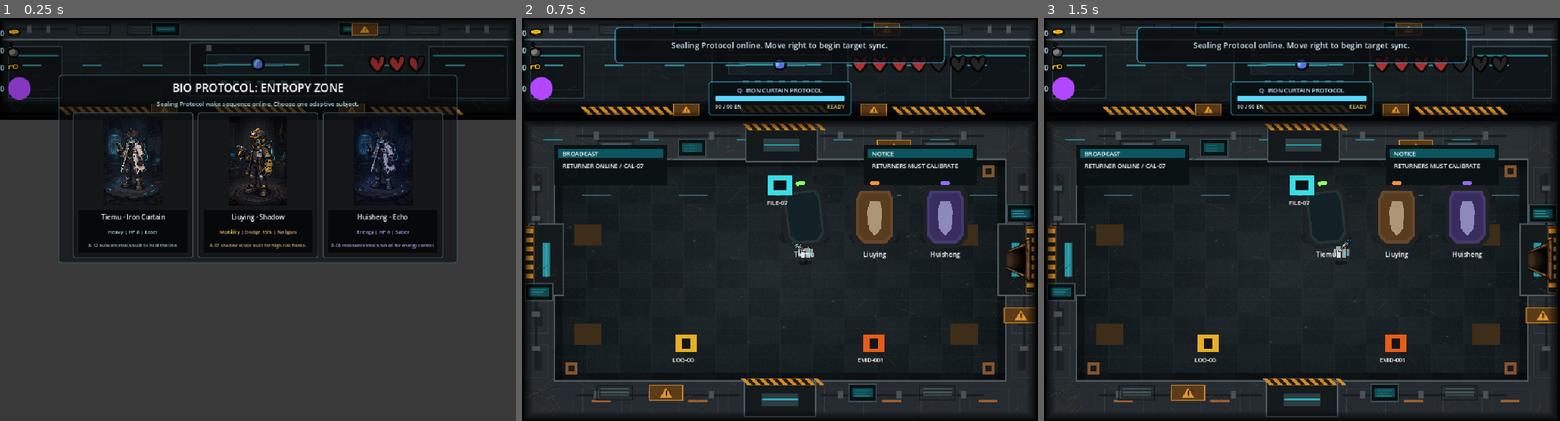
Above: before the commit, frames 1-3 (left to right).
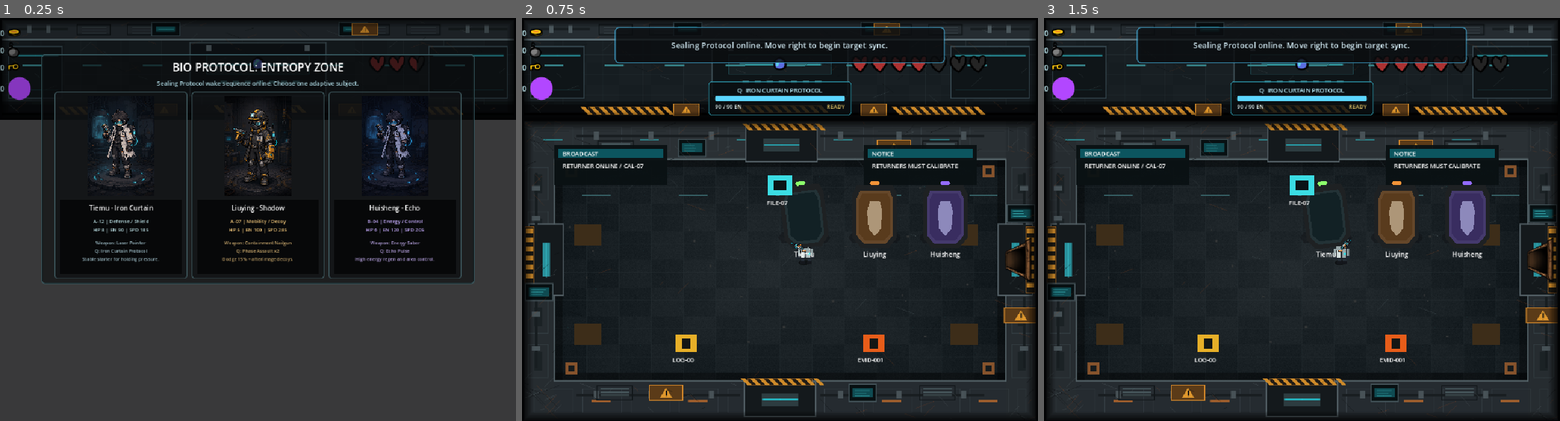
Above: after the commit, the same moments.

Repository: sjdcwejf/abandoned-lab-roguelite
Game: Godot game, scene res://tiny_wizard/main.tscn
Two runs of this game, one before a commit and one after it. Both use one fixed random seed, a clock stepped at 60 frames per second and the inputs below.
Inputs (mouse positions are in pixels of both pictures, inside the frame that each line leads up to; where the layout moved, square brackets give the same spot in the first picture):
- Up to frame 1 (0.25 s): no input
- Up to frame 2 (0.75 s): click (640, 187) [656, 187] at 0.5 s
- Up to frame 3 (1.5 s): tap Enter at 1.25 s; move the mouse to (1415, 199) at 1.27 s; hold D (player_right) from 1.28 s (still down); tap E (drop_bomb) at 1.35 s

The runs differ from the first frame. In frame 1, 16% of the frame differs, in the area x 8-92%, y 8-67%; in frame 2, less than 0.1%; in frame 3, nothing differs.

Commit message:
Unify Sealing Protocol worldbuilding text

Diff:
--- a/tiny_wizard/gui/character_select/character_select.tscn
+++ b/tiny_wizard/gui/character_select/character_select.tscn
@@ -89,7 +89,7 @@
 
 [node name="PanelContainer" type="PanelContainer" parent="Root/CenterContainer"]
 layout_mode = 2
-custom_minimum_size = Vector2(792, 374)
+custom_minimum_size = Vector2(860, 456)
 theme_override_styles/panel = SubResource("StyleBoxFlat_panel")
 
 [node name="MarginContainer" type="MarginContainer" parent="Root/CenterContainer/PanelContainer"]
@@ -121,7 +121,7 @@
 
 [node name="ExperimenterCard" type="Button" parent="Root/CenterContainer/PanelContainer/MarginContainer/VBoxContainer/Choices"]
 layout_mode = 2
-custom_minimum_size = Vector2(240, 284)
+custom_minimum_size = Vector2(264, 350)
 size_flags_horizontal = 0
 clip_contents = true
 focus_mode = 2
@@ -138,7 +138,7 @@
 offset_left = 12.0
 offset_top = 10.0
 offset_right = -12.0
-offset_bottom = -104.0
+offset_bottom = -164.0
 grow_horizontal = 2
 grow_vertical = 2
 mouse_filter = 2
@@ -153,7 +153,7 @@
 anchor_right = 1.0
 anchor_bottom = 1.0
 offset_left = 12.0
-offset_top = -96.0
+offset_top = -156.0
 offset_right = -12.0
 offset_bottom = -10.0
 grow_horizontal = 2
@@ -169,7 +169,7 @@
 grow_horizontal = 2
 grow_vertical = 2
 mouse_filter = 2
-offset_bottom = -58.0
+offset_bottom = -116.0
 theme_override_font_sizes/font_size = 13
 text = "Tiemu - Iron Curtain"
 horizontal_alignment = 1
@@ -181,13 +181,13 @@
 anchor_right = 1.0
 anchor_bottom = 1.0
 offset_top = 30.0
-offset_bottom = -30.0
+offset_bottom = -76.0
 grow_horizontal = 2
 grow_vertical = 2
 mouse_filter = 2
 theme_override_colors/font_color = Color(0.74, 0.88, 0.9, 1)
 theme_override_font_sizes/font_size = 10
-text = "Heavy | HP 8 | Laser"
+text = "A-12 | Defense / Shield\nHP 8 | EN 90 | SPD 185"
 horizontal_alignment = 1
 vertical_alignment = 1
 
@@ -204,13 +204,14 @@
 mouse_filter = 2
 theme_override_colors/font_color = Color(0.62, 0.74, 0.78, 1)
 theme_override_font_sizes/font_size = 9
-text = "A-12 bulwark strain built to hold the line."
-horizontal_alignment = 1
-vertical_alignment = 1
+text = "Weapon: Laser Pointer\nQ: Iron Curtain Protocol\nStable starter for holding pressure."
+horizontal_alignment = 1
+vertical_alignment = 1
+autowrap_mode = 3
 
 [node name="TechnicianCard" type="Button" parent="Root/CenterContainer/PanelContainer/MarginContainer/VBoxContainer/Choices"]
 layout_mode = 2
-custom_minimum_size = Vector2(240, 284)
+custom_minimum_size = Vector2(264, 350)
 size_flags_horizontal = 0
 clip_contents = true
 focus_mode = 2
@@ -227,7 +228,7 @@
 offset_left = 12.0
 offset_top = 10.0
 offset_right = -12.0
-offset_bottom = -104.0
+offset_bottom = -164.0
 grow_horizontal = 2
 grow_vertical = 2
 mouse_filter = 2
@@ -242,7 +243,7 @@
 anchor_right = 1.0
 anchor_bottom = 1.0
 offset_left = 12.0
-offset_top = -96.0
+offset_top = -156.0
 offset_right = -12.0
 offset_bottom = -10.0
 grow_horizontal = 2
@@ -258,7 +259,7 @@
 grow_horizontal = 2
 grow_vertical = 2
 mouse_filter = 2
-offset_bottom = -58.0
+offset_bottom = -116.0
 theme_override_font_sizes/font_size = 13
 text = "Liuying - Shadow"
 horizontal_alignment = 1
@@ -270,13 +271,13 @@
 anchor_right = 1.0
 anchor_bottom = 1.0
 offset_top = 30.0
-offset_bottom = -30.0
+offset_bottom = -76.0
 grow_horizontal = 2
 grow_vertical = 2
 mouse_filter = 2
 theme_override_colors/font_color = Color(0.95, 0.78, 0.48, 1)
 theme_override_font_sizes/font_size = 10
-text = "Mobility | Dodge 15% | Nailgun"
+text = "A-07 | Mobility / Decoy\nHP 5 | EN 100 | SPD 285"
 horizontal_alignment = 1
 vertical_alignment = 1
 
@@ -293,13 +294,14 @@
 mouse_filter = 2
 theme_override_colors/font_color = Color(0.78, 0.65, 0.42, 1)
 theme_override_font_sizes/font_size = 9
-text = "A-07 shadow strain built for high-risk flanks."
-horizontal_alignment = 1
-vertical_alignment = 1
+text = "Weapon: Containment Nailgun\nQ: Phase Assault x2\nDodge 15% + afterimage decoys."
+horizontal_alignment = 1
+vertical_alignment = 1
+autowrap_mode = 3
 
 [node name="EchoCard" type="Button" parent="Root/CenterContainer/PanelContainer/MarginContainer/VBoxContainer/Choices"]
 layout_mode = 2
-custom_minimum_size = Vector2(240, 284)
+custom_minimum_size = Vector2(264, 350)
 size_flags_horizontal = 0
 clip_contents = true
 focus_mode = 2
@@ -317,7 +319,7 @@
 offset_left = 12.0
 offset_top = 10.0
 offset_right = -12.0
-offset_bottom = -104.0
+offset_bottom = -164.0
 grow_horizontal = 2
 grow_vertical = 2
 mouse_filter = 2
@@ -332,7 +334,7 @@
 anchor_right = 1.0
 anchor_bottom = 1.0
 offset_left = 12.0
-offset_top = -96.0
+offset_top = -156.0
 offset_right = -12.0
 offset_bottom = -10.0
 grow_horizontal = 2
@@ -345,7 +347,7 @@
 anchors_preset = 15
 anchor_right = 1.0
 anchor_bottom = 1.0
-offset_bottom = -58.0
+offset_bottom = -116.0
 grow_horizontal = 2
 grow_vertical = 2
 mouse_filter = 2
@@ -360,13 +362,13 @@
 anchor_right = 1.0
 anchor_bottom = 1.0
 offset_top = 30.0
-offset_bottom = -30.0
+offset_bottom = -76.0
 grow_horizontal = 2
 grow_vertical = 2
 mouse_filter = 2
 theme_override_colors/font_color = Color(0.78, 0.68, 1, 1)
 theme_override_font_sizes/font_size = 10
-text = "Energy | HP 6 | Saber"
+text = "B-04 | Energy / Control\nHP 6 | EN 120 | SPD 205"
 horizontal_alignment = 1
 vertical_alignment = 1
 
@@ -383,6 +385,7 @@
 mouse_filter = 2
 theme_override_colors/font_color = Color(0.7, 0.62, 0.86, 1)
 theme_override_font_sizes/font_size = 9
-text = "B-04 resonance strain tuned for energy control."
-horizontal_alignment = 1
-vertical_alignment = 1
+text = "Weapon: Energy Saber\nQ: Echo Pulse\nHigh energy regen and area control."
+horizontal_alignment = 1
+vertical_alignment = 1
+autowrap_mode = 3
Not shown, changed: CHANGELOG.md
Not shown, changed: README.md
Not shown, added: docs/角色设定.md
